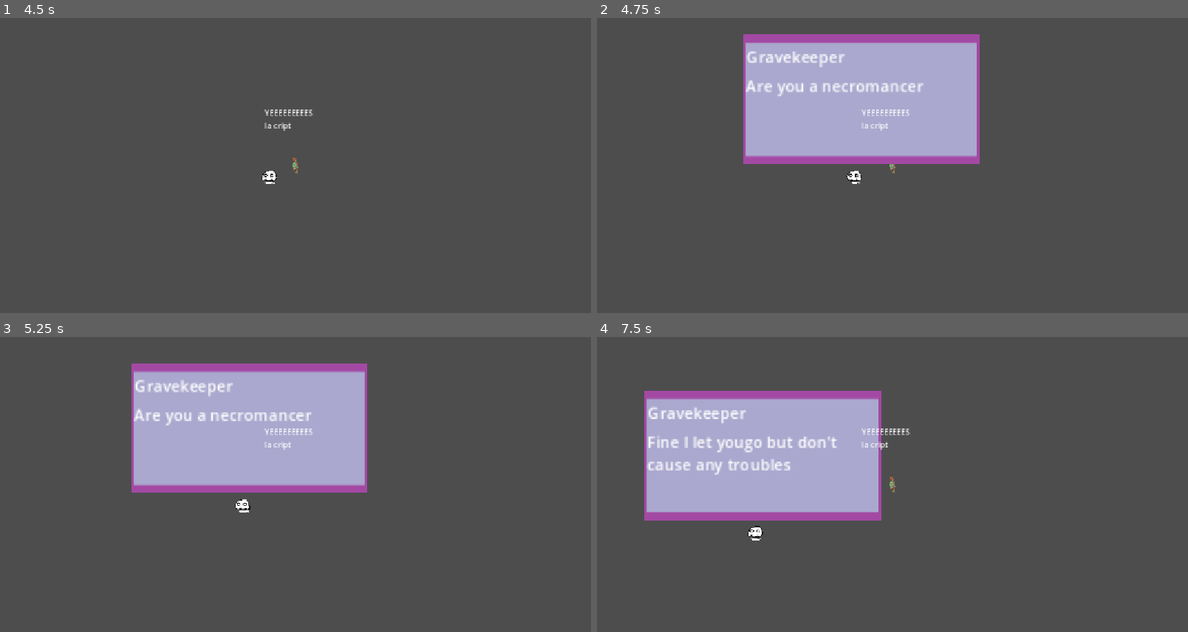
Above: before the commit, frames 1-4 (two rows, left to right).
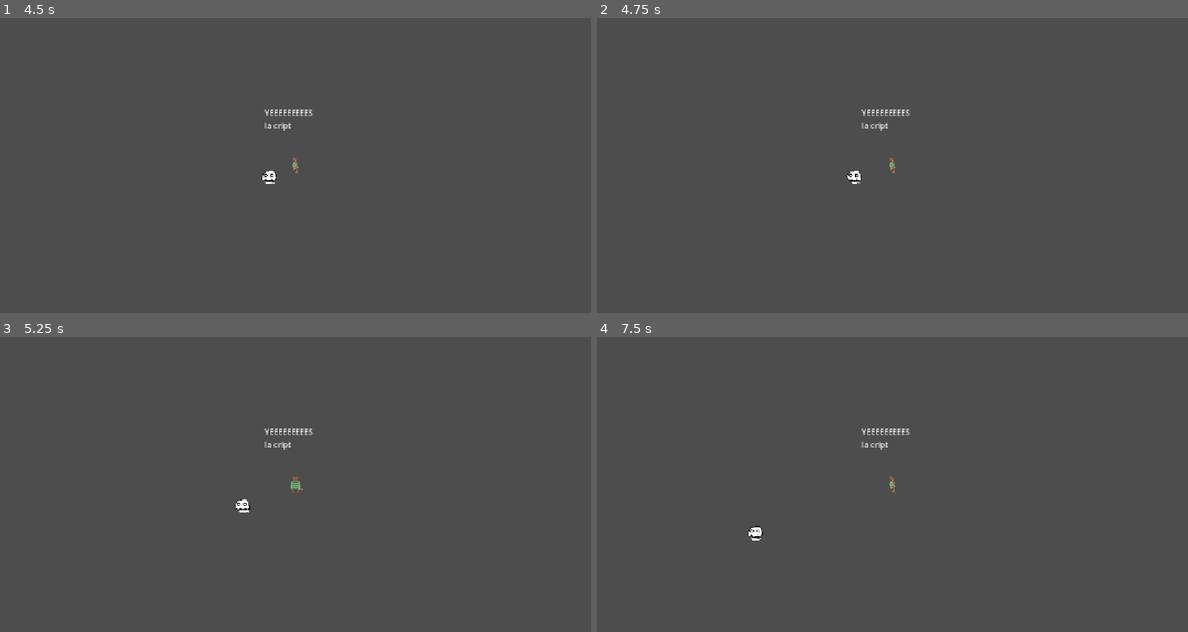
Above: after the commit, the same moments.

Repository: Hardy-Thomas/TheSereneGlade
Game: Godot game, scene res://main.tscn
Two runs of this game, one before a commit and one after it. Both use one fixed random seed, a clock stepped at 60 frames per second and the inputs below. This scene is started directly instead of the project's main scene.
Inputs:
- Up to frame 1 (4.5 s): tap Enter (ui_accept) at 0.5, 0.77, 1.52, 3.02, 3.77 s; hold Up (move_up) 0.53-2.03 s; hold Left (move_left) 2.03-3.53 s; hold Down (move_down) 3.53-4.28 s; hold Right (move_right) from 4.28 s (still down)
- Up to frame 2 (4.75 s): keep holding Right (move_right); tap Enter (ui_accept) at 4.52 s
- Up to frame 3 (5.25 s): release Right (move_right) at 5.03 s; hold Up (move_up) from 5.03 s (still down)
- Up to frame 4 (7.5 s): release Up (move_up) at 5.78 s; hold Right (move_right) from 5.78 s (still down); tap Enter (ui_accept) at 6.02, 6.77 s

Frame 1 is identical in both runs. In frame 2, 18% of the frame differs, in the area x 24-65%, y 5-50%; in frame 3, 17%; in frame 4, 18%, in the area x 8-49%, y 18-63%.

Commit message:
true minor change

Diff:
--- a/npc.tscn
+++ b/npc.tscn
@@ -69,5 +69,6 @@
 [connection signal="area_entered" from="ChatDetection" to="." method="_on_chat_detection_area_entered"]
 [connection signal="area_exited" from="ChatDetection" to="." method="_on_chat_detection_area_exited"]
 [connection signal="body_entered" from="ChatDetection" to="." method="_on_chat_detection_body_entered"]
+[connection signal="body_exited" from="ChatDetection" to="." method="_on_chat_detection_body_exited"]
 [connection signal="timeout" from="Timer" to="." method="_on_timer_timeout"]
 [connection signal="dialogue_finished" from="dialogue" to="." method="_on_dialogue_dialogue_finished"]
